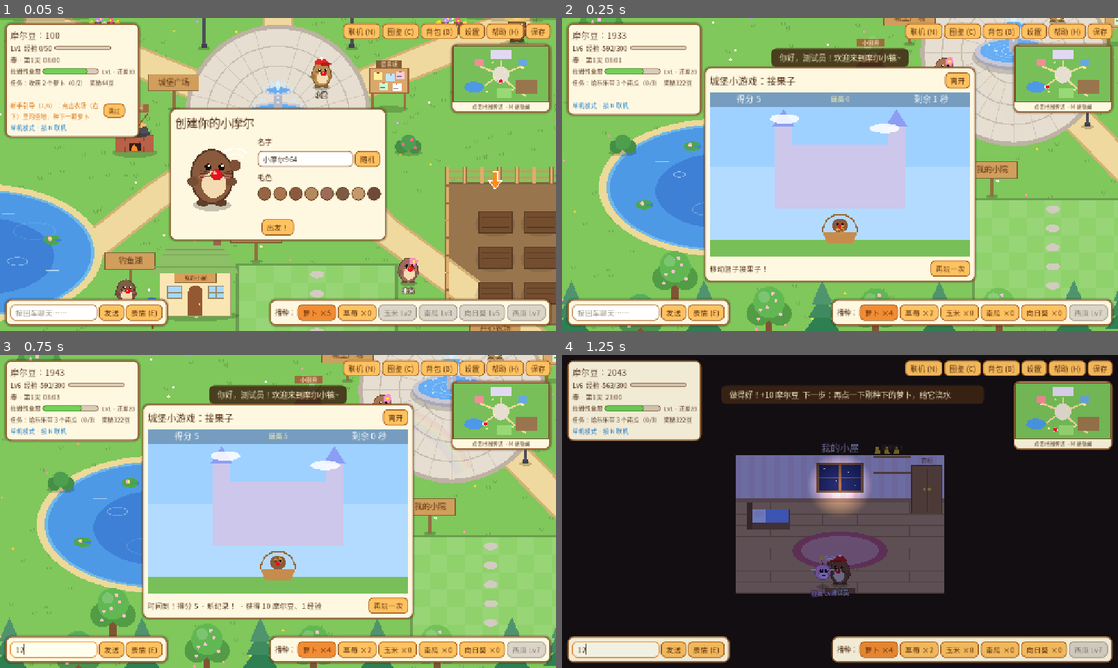
Above: before the commit, frames 1-4 (two rows, left to right).
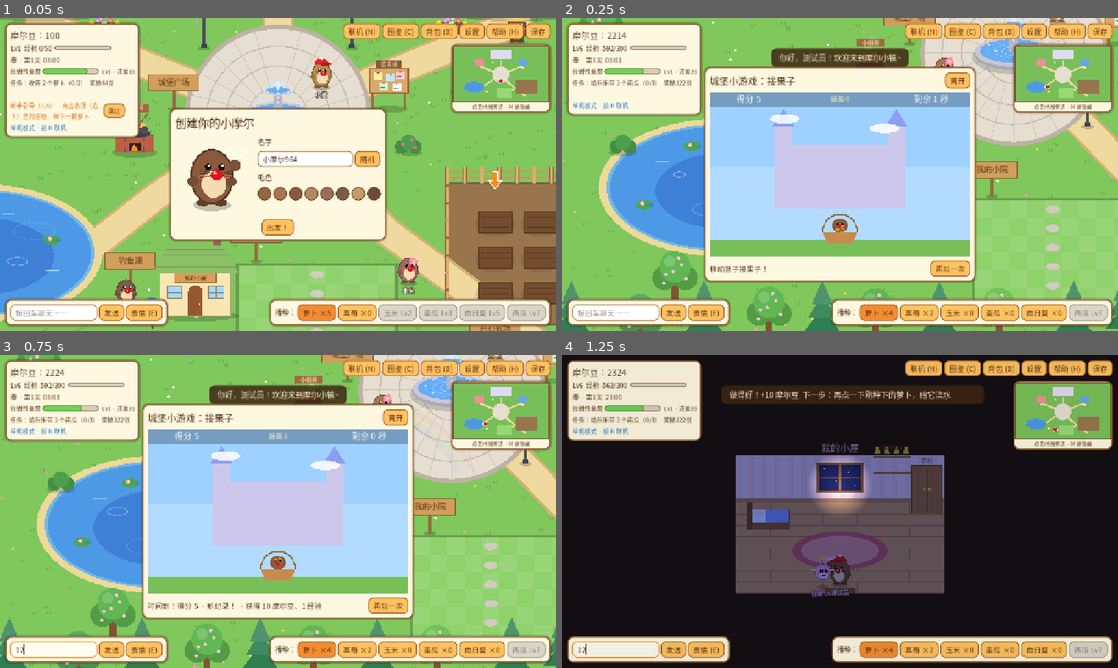
Above: after the commit, the same moments.

Repository: wangchaozhi/mole-town
Game: Godot game, scene res://tests/smoke_test.tscn
Two runs of this game, one before a commit and one after it. Both use one fixed random seed, a clock stepped at 60 frames per second and the inputs below. This scene is started directly instead of the project's main scene.
Inputs (mouse positions are in pixels of both pictures, inside the frame that each line leads up to):
- Up to frame 1 (0.05 s): no input
- Up to frame 2 (0.25 s): no input
- Up to frame 3 (0.75 s): click (55, 649) at 0.52 s; type "12" at 0.6 s
- Up to frame 4 (1.25 s): no input

Frame 1 is identical in both runs. In frame 2, less than 0.1% of the frame differs, in the area x 8-12%, y 4-7%; in frame 3, less than 0.1%; in frame 4, less than 0.1%, in the area x 9-63%, y 4-32%.

Commit message:
新增钓鱼稀有收获：宝箱和漂流瓶
- 收杆成功时约 3% 钓到宝箱：100~200 摩尔豆，一半概率附带一件家具
- 约 6% 钓到漂流瓶：纸条内容优先取留言板上的真实留言（联机时可能是好友写的），附带 20~60 摩尔豆
- 新成就「幸运儿」（钓到一个宝箱）；冒烟测试加入宝箱检查（卖出检查改为“至少”，避免成就奖励干扰）

Co-Authored-By: Claude Opus 5.5 <noreply@anthropic.com>

Diff:
--- a/scripts/game_state.gd
+++ b/scripts/game_state.gd
@@ -552,6 +552,7 @@
 	{"id": "level10", "name": "小镇达人", "desc": "升到 10 级", "stat": "player_level", "target": 10, "reward": 500},
 	{"id": "popular", "name": "小镇人气王", "desc": "和一位 NPC 成为好朋友（好感 100）", "stat": "max_affinity", "target": 100, "reward": 200},
 	{"id": "catcher", "name": "接果子高手", "desc": "在接果子小游戏里拿到 40 分", "stat": "best_catch", "target": 40, "reward": 150},
+	{"id": "lucky", "name": "幸运儿", "desc": "钓鱼时钓到一个宝箱", "stat": "treasures", "target": 1, "reward": 100},
 	{"id": "chef", "name": "小厨神", "desc": "累计做 20 道菜", "stat": "cook_total", "target": 20, "reward": 200},
 	{"id": "all_dishes", "name": "美食家", "desc": "每道菜都做过", "stat": "dish_kinds", "target": 7, "reward": 250},
 ]
@@ -580,6 +581,9 @@
 		"visit":
 			stats["visits"] = int(stats.get("visits", 0)) + n
 			add_exp(5)
+		"treasure":
+			stats["treasures"] = int(stats.get("treasures", 0)) + n
+			add_exp(20)
 		"cook":
 			collection[item] = int(collection.get(item, 0)) + n
 			stats["cook_total"] = int(stats.get("cook_total", 0)) + n
--- a/scripts/ui.gd
+++ b/scripts/ui.gd
@@ -925,6 +925,13 @@
 		_fish_end("拉得太早了，鱼被吓跑了！")
 	elif fish_phase == 1:
 		if fish_marker >= fish_zone.x and fish_marker <= fish_zone.x + fish_zone.y:
+			var lucky := randf()
+			if lucky < 0.03:
+				_fish_treasure()
+				return
+			if lucky < 0.09:
+				_fish_bottle()
+				return
 			var id := _roll_fish()
 			GameState.add_item(id)
 			GameState.record("fish", id)
@@ -1167,3 +1174,47 @@
 func set_ui_scale(s: float) -> void:
 	GameState.ui_scale = s
 	apply_ui_scale()
+
+
+# ---------- 钓鱼的稀有收获 ----------
+
+const BOTTLE_NOTES := [
+	"今天的晚霞好美，希望捡到这个瓶子的你也开心！",
+	"听说在湖边许愿很灵哦~",
+	"我在湖的另一边种了好多向日葵，有空来看看！",
+	"给拉姆多喂点拉姆果，它会长得更快哦。",
+	"如果你看到这张纸条，说明我们有缘！",
+]
+
+
+## 宝箱：一大笔摩尔豆，有时还有一件家具
+func _fish_treasure() -> void:
+	var beans_ := randi_range(100, 200)
+	GameState.add_beans(beans_)
+	var extra := ""
+	if randf() < 0.5:
+		var shop_furn: Array = GameState.FURNITURE.keys().filter(func(k): return GameState.FURNITURE[k].get("shop", true))
+		var furn: String = shop_furn.pick_random()
+		GameState.add_item("furn_" + furn)
+		extra = "，还有一件%s" % GameState.FURNITURE[furn]["name"]
+	GameState.record("treasure")
+	Sfx.play("catch")
+	_fish_end("哇！钓上来一个宝箱！里面有 %d 摩尔豆%s！" % [beans_, extra])
+	if player != null:
+		player.play_emote("happy")
+
+
+## 漂流瓶：一张纸条（优先用留言板上的真实留言）和一点小礼物
+func _fish_bottle() -> void:
+	var note: String = BOTTLE_NOTES.pick_random()
+	var who := "远方的小摩尔"
+	var board := Net.current_board()
+	if not board.is_empty() and randf() < 0.7:
+		var m: Dictionary = board.pick_random()
+		note = str(m["text"])
+		who = str(m["name"])
+	var gift := randi_range(20, 60)
+	GameState.add_beans(gift)
+	Sfx.play("gift")
+	_fish_end("钓到一个漂流瓶！里面的纸条写着：")
+	show_dialog("漂流瓶", "「%s」\n—— %s\n\n瓶子里还有 %d 摩尔豆。" % [note, who, gift], [["收好", _noop]])
--- a/tests/smoke_test.gd
+++ b/tests/smoke_test.gd
@@ -110,6 +110,12 @@
 	ui._stop_fishing()
 	check(not p.fishing, "结束钓鱼")
 
+	b = GameState.beans
+	ui.start_fishing(main.pond.position)
+	ui._fish_treasure()
+	check(GameState.beans >= b + 100 and "lucky" in GameState.achievements, "钓到宝箱（摩尔豆 + 成就）")
+	ui._stop_fishing()
+
 	print("[商店]")
 	GameState.add_beans(500)
 	b = GameState.beans
@@ -120,7 +126,7 @@
 	b = GameState.beans
 	var price := GameState.sell_price("pumpkin")
 	ui.shop.sell("pumpkin", -1)
-	check(GameState.count("pumpkin") == 0 and GameState.beans == b + price * 2, "卖出作物")
+	check(GameState.count("pumpkin") == 0 and GameState.beans >= b + price * 2, "卖出作物")
 	ui.shop.wear("red_cap")
 	check(GameState.hat == "red_cap" and p.hat == "red_cap", "买帽子并戴上")
 
Not shown, changed: README.md
Not shown, changed: ROADMAP.md
